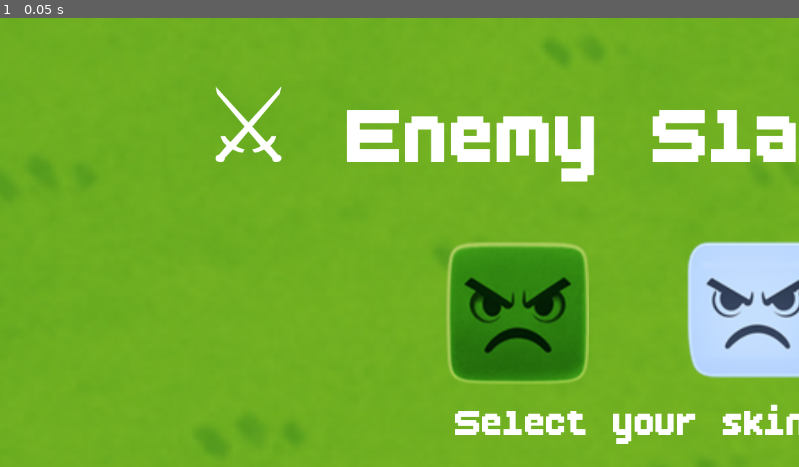
Above: before the commit, frame 1.
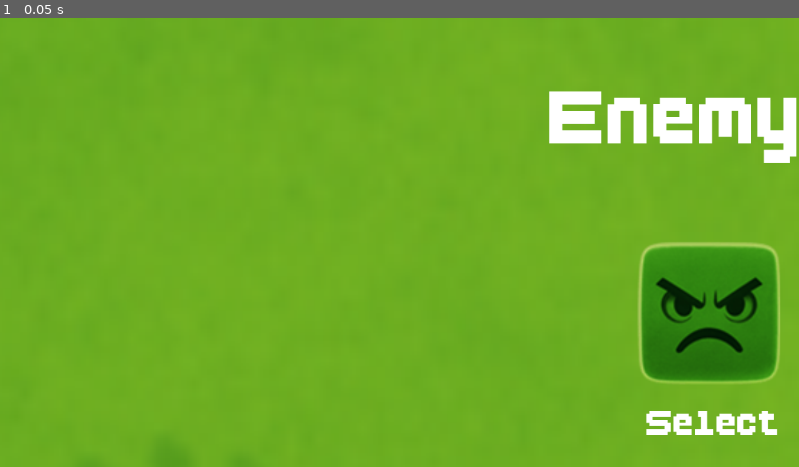
Above: after the commit, the same moment.

Repository: srijonbhattacharya2/enemy_slash_recovered
Game: Godot game, scene res://menu.tscn
Two runs of this game, one before a commit and one after it. Both use one fixed random seed, a clock stepped at 60 frames per second and the inputs below.
Inputs:
- Up to frame 1 (0.05 s): no input

The runs differ from the first frame. In frame 1, 18% of the frame differs, in the area x 21-100%, y 5-100%.

Commit message:
Shape and Position Adjustment

Diff:
--- a/game_over.tscn
+++ b/game_over.tscn
@@ -27,8 +27,8 @@
 
 [node name="Background" type="Sprite2D" parent="."]
 z_index = -5
-position = Vector2(1597.25, 908.5)
-scale = Vector2(11.338187, 11.815476)
+position = Vector2(1922.2502, 1223.4999)
+scale = Vector2(13.441749, 15.565476)
 texture = ExtResource("1_y26ei")
 
 [node name="Label" type="Label" parent="."]
@@ -36,21 +36,21 @@
 anchors_preset = 5
 anchor_left = 0.5
 anchor_right = 0.5
-offset_left = -659.0
+offset_left = 352.0
 offset_top = 252.0
-offset_right = 3403.0
+offset_right = 4414.0
 offset_bottom = 752.0
 grow_horizontal = 2
 scale = Vector2(0.328525, 0.328525)
 theme_override_fonts/font = ExtResource("2_yxx3c")
 theme_override_font_sizes/font_size = 500
-text = "⚔️ Game Over ⚔️"
+text = " Game Over "
 
 [node name="restart" type="Button" parent="."]
 layout_mode = 0
-offset_left = 193.0
+offset_left = 547.0
 offset_top = 645.0
-offset_right = 1367.0
+offset_right = 1721.0
 offset_bottom = 1042.0
 scale = Vector2(0.3600003, 0.3600003)
 focus_mode = 0
@@ -63,9 +63,9 @@
 
 [node name="exit" type="Button" parent="."]
 layout_mode = 0
-offset_left = 1300.9999
+offset_left = 1654.9999
 offset_top = 645.0
-offset_right = 2475.0
+offset_right = 2829.0
 offset_bottom = 1042.0
 scale = Vector2(0.3600003, 0.3600003)
 focus_mode = 0
--- a/menu.tscn
+++ b/menu.tscn
@@ -48,25 +48,25 @@
 script = ExtResource("1_ytr4m")
 
 [node name="Sprite2D" type="Sprite2D" parent="."]
-position = Vector2(958, 478)
-scale = Vector2(7.6650486, 7.607143)
+position = Vector2(1753.375, 1199)
+scale = Vector2(12.813107, 16.190475)
 texture = ExtResource("1_lti8b")
 
 [node name="Label" type="Label" parent="."]
 layout_mode = 0
-offset_left = 291.0
+offset_left = 717.0
 offset_top = 68.0
-offset_right = 1641.0
+offset_right = 1655.0
 offset_bottom = 219.0
 theme_override_fonts/font = ExtResource("2_ouk20")
 theme_override_font_sizes/font_size = 150
-text = "⚔️ Enemy Slash ⚔️"
+text = " Enemy Slash "
 
 [node name="Start" type="Button" parent="."]
 layout_mode = 0
-offset_left = 562.0
+offset_left = 838.0
 offset_top = 716.0
-offset_right = 2476.0
+offset_right = 2752.0
 offset_bottom = 1121.3334
 scale = Vector2(0.3600003, 0.3600003)
 focus_mode = 0
@@ -78,9 +78,9 @@
 
 [node name="lg" type="Button" parent="."]
 layout_mode = 0
-offset_left = 641.0
+offset_left = 917.0
 offset_top = 313.0
-offset_right = 749.0
+offset_right = 1025.0
 offset_bottom = 422.0
 scale = Vector2(2.0799992, 2.0799992)
 theme_override_styles/normal = SubResource("StyleBoxEmpty_ytr4m")
@@ -98,9 +98,9 @@
 
 [node name="dg" type="Button" parent="."]
 layout_mode = 0
-offset_left = 978.00006
+offset_left = 1254.0
 offset_top = 297.99997
-offset_right = 1086.0
+offset_right = 1362.0
 offset_bottom = 406.99997
 scale = Vector2(2.2799993, 2.2799993)
 theme_override_styles/normal = SubResource("StyleBoxEmpty_ytr4m")
@@ -118,15 +118,16 @@
 
 [node name="Label2" type="Label" parent="."]
 layout_mode = 0
-offset_left = 656.0
+offset_left = 932.0
 offset_top = 549.0
-offset_right = 1178.0
+offset_right = 1454.0
 offset_bottom = 620.0
 theme_override_fonts/font = ExtResource("2_ouk20")
 theme_override_font_sizes/font_size = 70
 text = "Select your skin."
 
 [node name="AudioStreamPlayer2D" type="AudioStreamPlayer2D" parent="."]
+position = Vector2(276, 0)
 stream = ExtResource("6_l48gv")
 autoplay = true
 
--- a/touch_controls.tscn
+++ b/touch_controls.tscn
@@ -14,15 +14,15 @@
 [node name="Touch Controls" type="CanvasLayer"]
 
 [node name="Virtual Joystick" parent="." instance=ExtResource("1_1gcqp")]
-offset_left = 1588.0
+offset_left = 2008.0
 offset_top = -275.0
-offset_right = 1888.0
+offset_right = 2308.0
 offset_bottom = 25.0
 
 [node name="Button" type="Button" parent="."]
-offset_left = 1083.0
+offset_left = 1503.0
 offset_top = 943.0
-offset_right = 1578.0
+offset_right = 1998.0
 offset_bottom = 1032.0
 theme_override_fonts/font = ExtResource("2_ep0mg")
 theme_override_font_sizes/font_size = 50
--- a/you_won.tscn
+++ b/you_won.tscn
@@ -35,20 +35,20 @@
 script = ExtResource("1_2i26t")
 
 [node name="Sprite2D" type="Sprite2D" parent="."]
-position = Vector2(1074.75, 703.5)
-scale = Vector2(7.9563107, 9.375)
+position = Vector2(3059.2498, 1757.5)
+scale = Vector2(20.80097, 21.922619)
 texture = ExtResource("1_j5gld")
 
 [node name="Label" type="Label" parent="."]
 layout_mode = 0
-offset_left = 400.0
+offset_left = 612.0
 offset_top = 325.0
-offset_right = 1419.0
+offset_right = 1631.0
 offset_bottom = 425.0
 scale = Vector2(1.1200004, 1.1200004)
 theme_override_fonts/font = ExtResource("2_7mukl")
 theme_override_font_sizes/font_size = 100
-text = "🎉  You made it!  🎉"
+text = "  You made it!  "
 
 [node name="AudioStreamPlayer2D" type="AudioStreamPlayer2D" parent="."]
 position = Vector2(0, 299)
@@ -58,9 +58,9 @@
 
 [node name="exit" type="Button" parent="."]
 layout_mode = 0
-offset_left = 1037.0
+offset_left = 1249.0
 offset_top = 641.0
-offset_right = 2711.9985
+offset_right = 2923.9985
 offset_bottom = 1038.0
 scale = Vector2(0.3600003, 0.3600003)
 focus_mode = 0
@@ -73,9 +73,9 @@
 
 [node name="restart" type="Button" parent="."]
 layout_mode = 0
-offset_left = 320.0
+offset_left = 532.0
 offset_top = 645.0
-offset_right = 1994.0
+offset_right = 2206.0
 offset_bottom = 1042.0
 scale = Vector2(0.3600003, 0.3600003)
 focus_mode = 0
